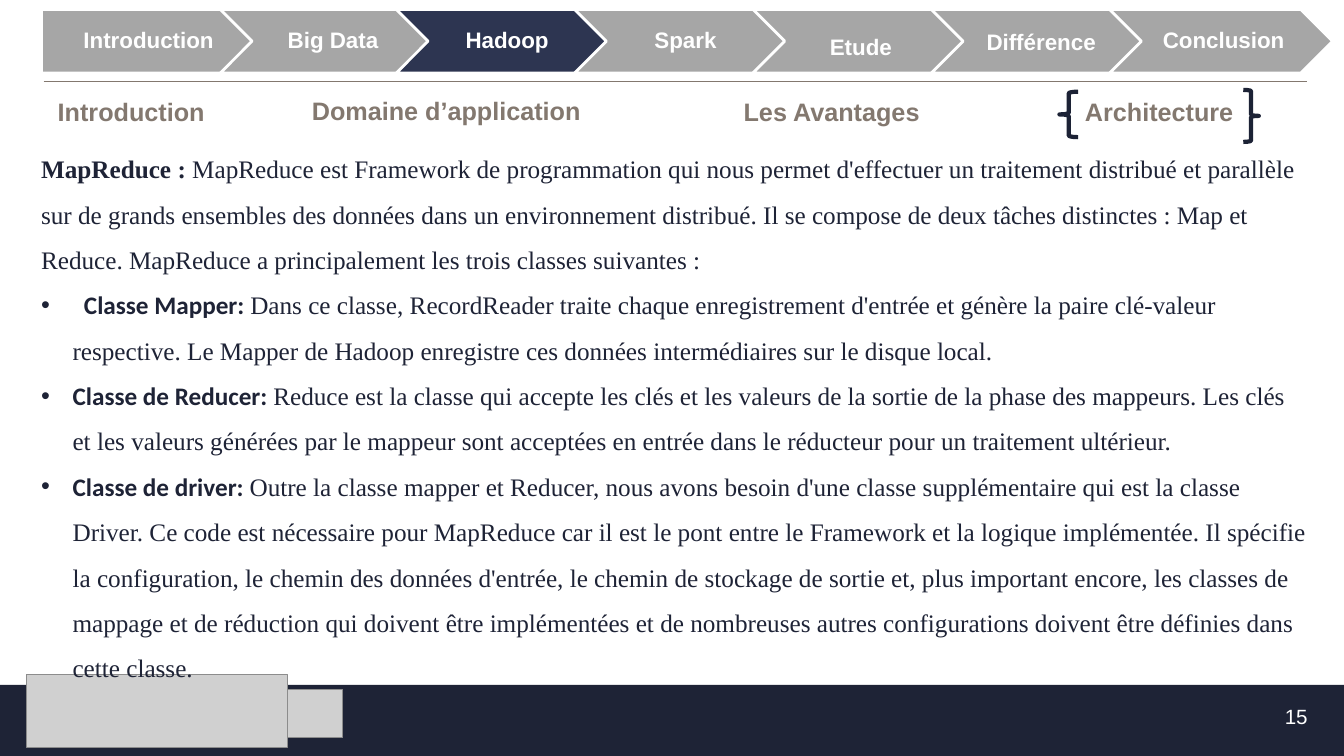
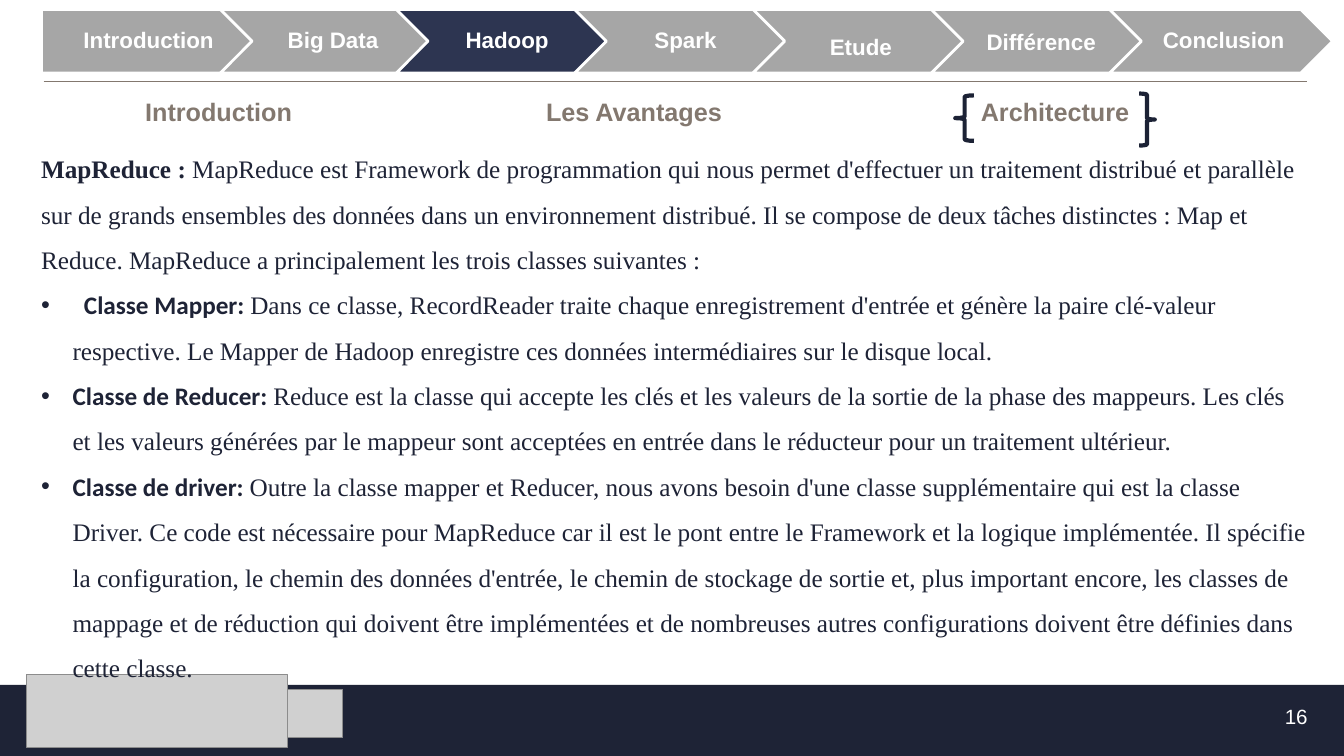
Before and after one commit to MF-13/E-Learning_Platforme, a slide deck: slide 16 of SFE/Présentation_SFE.pptx (slide 15 before the commit). Drawn at 1344x756 pixels with LibreOffice and Linux fonts; fonts in the diff are those of the drawing; grey boxes stand for pictures; background and template pictures are left out. Boxes give left, top, right and bottom in pixels: in the first picture for what was removed or moved away, otherwise in the second. Text is boxed around its words. In the diff, an @@ line names an element or a change of style, - is before the commit and + after.

```diff
--- a/SFE/Présentation_SFE.pptx
+++ b/SFE/Présentation_SFE.pptx
@@ title "Introduction" moved from (x1=58, y1=103, x2=205, y2=121) to (x1=145, y1=103, x2=292, y2=121) @@
@@ text removed at (x1=312, y1=102, x2=580, y2=125) @@
-Domaine d’application
@@ text "Les Avantages" moved from (x1=744, y1=103, x2=919, y2=126) to (x1=546, y1=103, x2=721, y2=126) @@
@@ left brace moved from (x1=1060, y1=92, x2=1079, y2=137) to (x1=956, y1=96, x2=975, y2=141) @@
@@ text "Architecture" moved from (x1=1085, y1=103, x2=1233, y2=121) to (x1=981, y1=103, x2=1129, y2=121) @@
@@ right brace moved from (x1=1243, y1=90, x2=1258, y2=142) to (x1=1139, y1=94, x2=1154, y2=146) @@
@@ page number at (x1=1285, y1=709, x2=1308, y2=724): text changed @@
-15
+16
```
Also in this commit, not shown: 16 other slides changed, 1 slide added, 1 slide removed.
